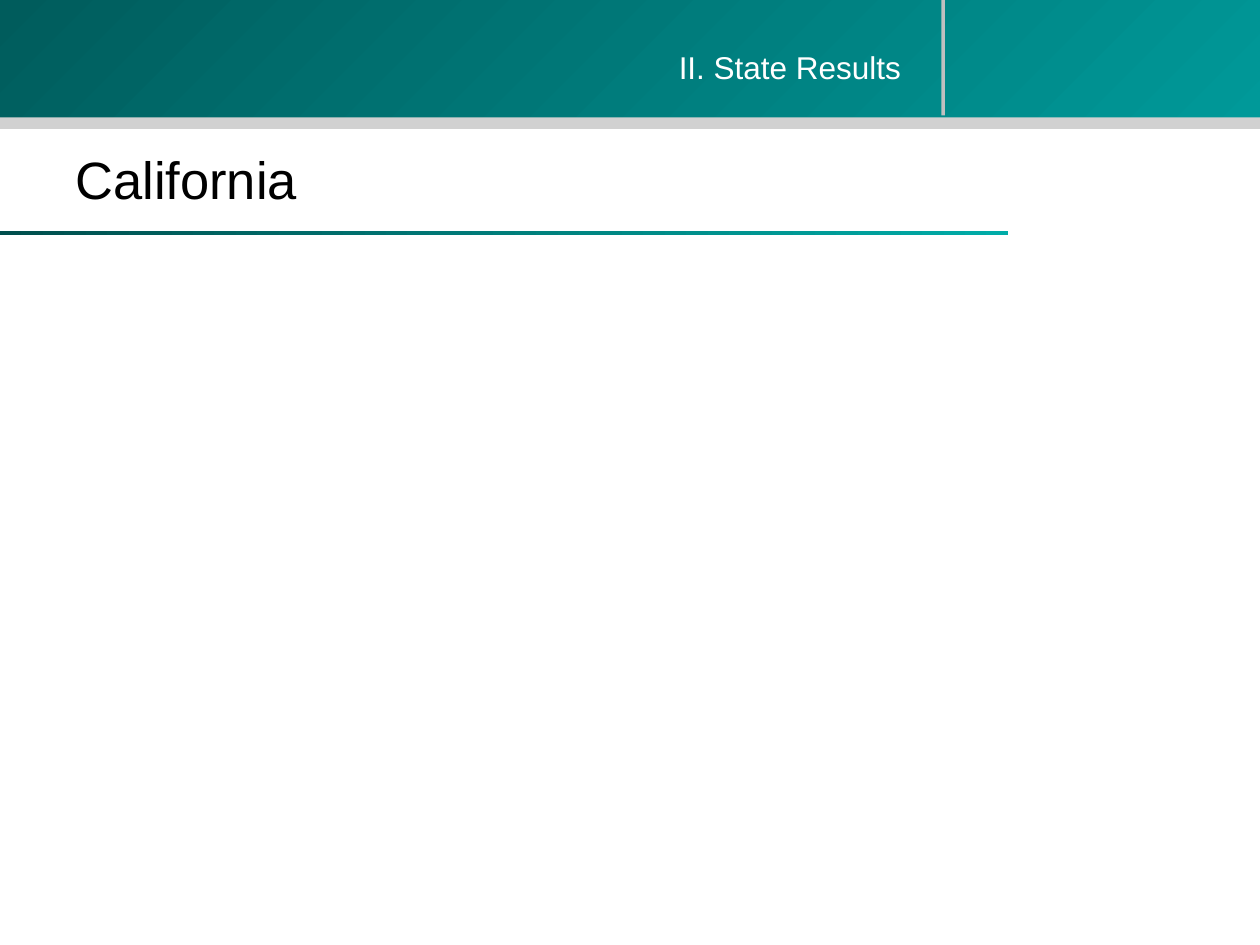
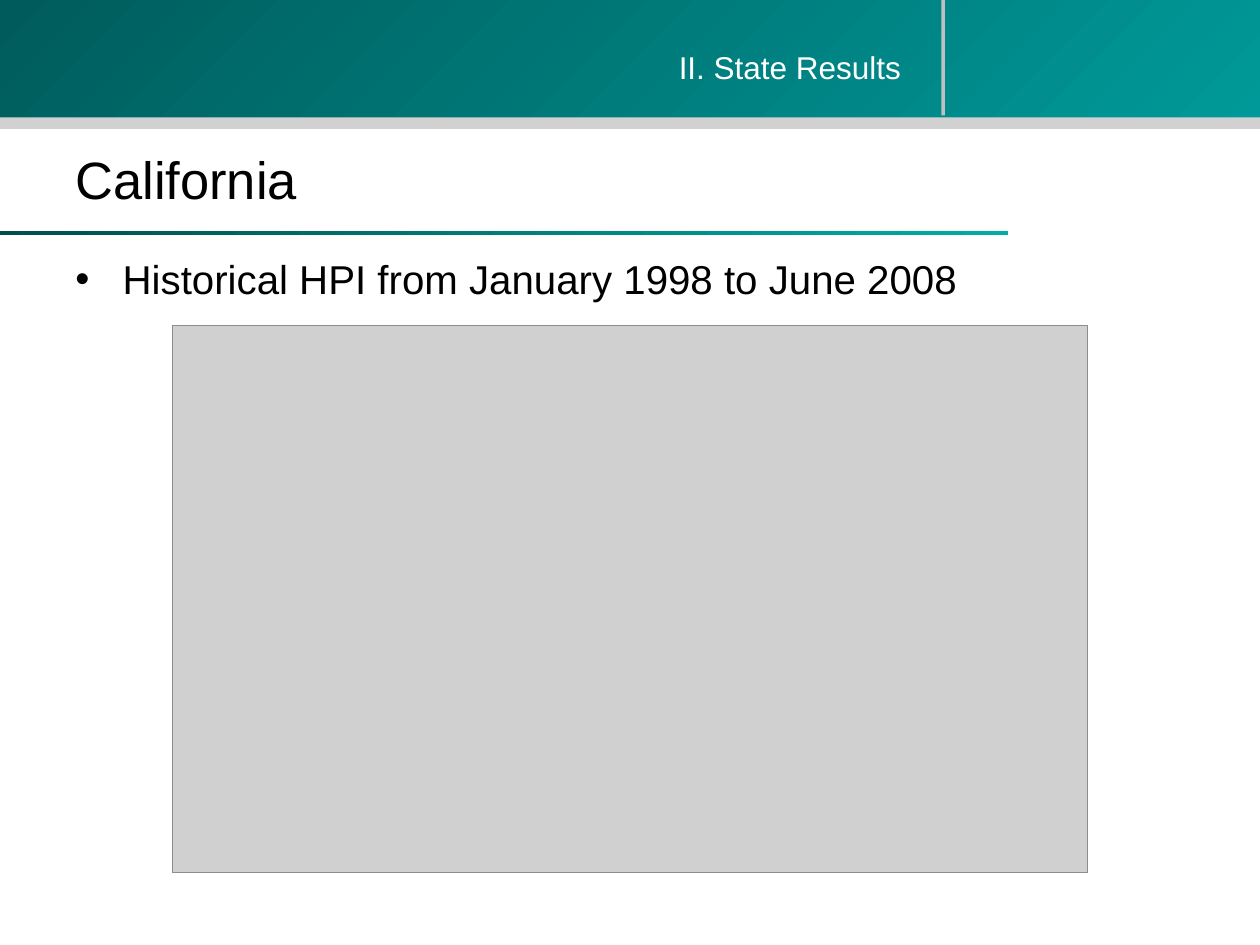
Before and after one commit to zhouzhenghui/svnrepository, a slide deck: slide 8 of SVNRepository/Presentation/M.Eng Final Presentation-take2.ppt (slide 6 before the commit). Drawn at 1260x945 pixels with LibreOffice and Linux fonts; fonts in the diff are those of the drawing; grey boxes stand for pictures; background and template pictures are left out. Boxes give left, top, right and bottom in pixels: in the first picture for what was removed or moved away, otherwise in the second. Text is boxed around its words. In the diff, an @@ line names an element or a change of style, - is before the commit and + after.

```diff
--- a/SVNRepository/Presentation/M.Eng Final Presentation-take2.ppt
+++ b/SVNRepository/Presentation/M.Eng Final Presentation-take2.ppt
@@ text added at (123,265,956,302), 23 pt, text #000000 @@
+• Historical HPI from January 1998 to June 2008
@@ picture added at (173,325,1087,872) @@
```
Also in this commit, not shown: 1 other slide changed, 2 slides added.
